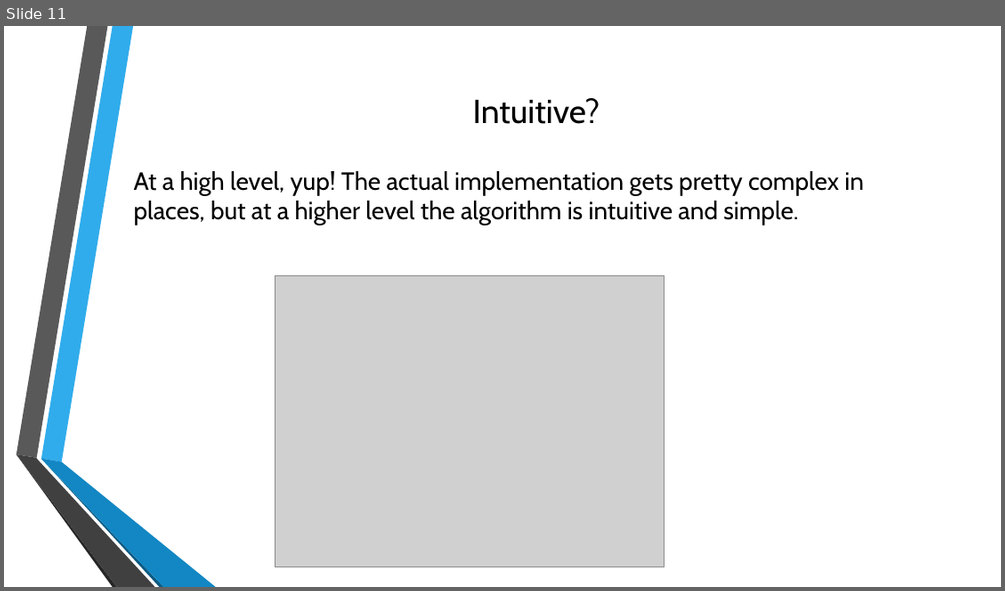
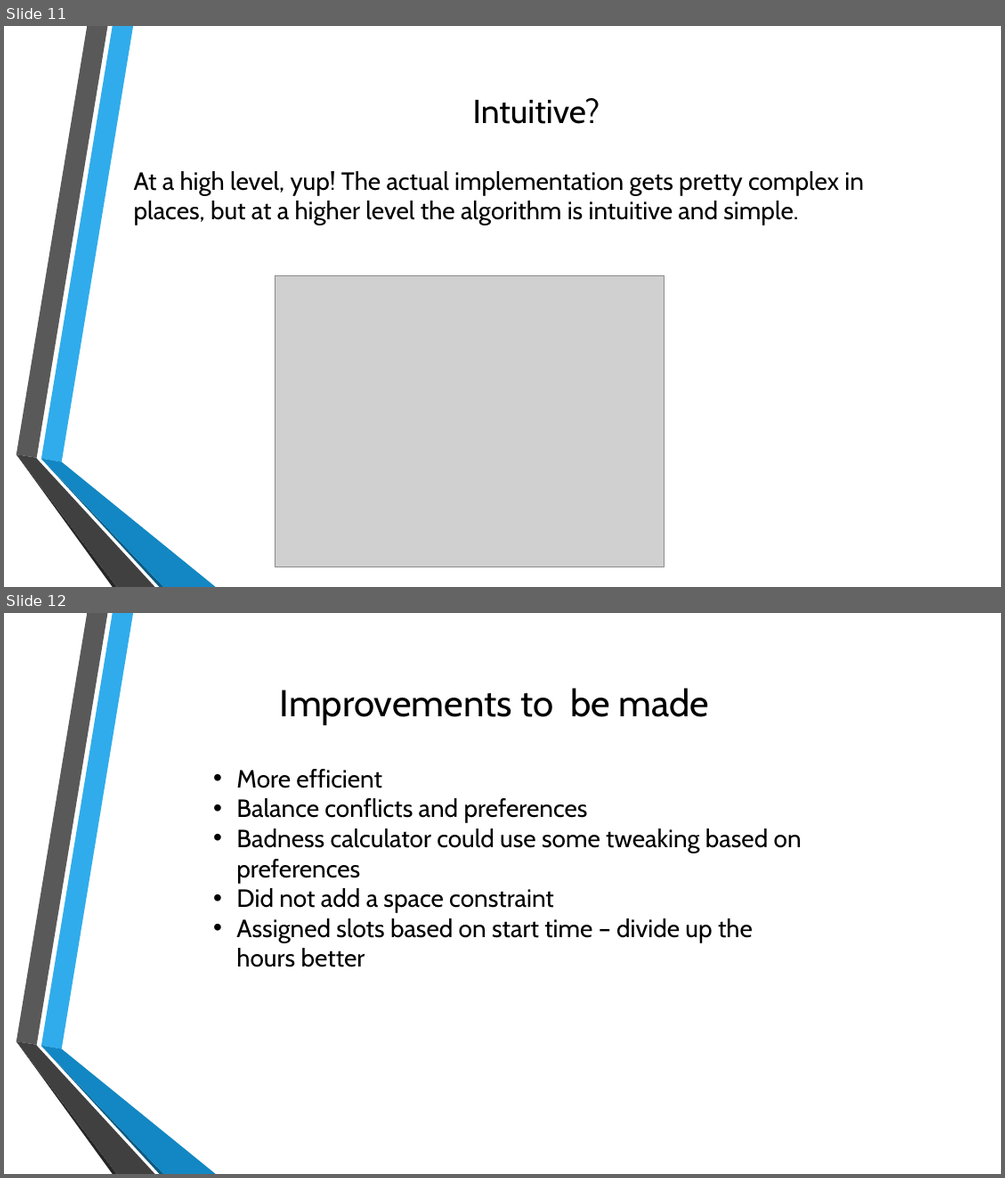
Before and after one commit to rumackaaron/JHacks2016, a slide deck: Making Finals not as Bad.pptx. Shown one above the other, each under a label of ours: slide 11 before the commit, slides 11 and 12 after it. The pictures are 1005x591 and 1005x1178 pixels, drawn with LibreOffice and Linux fonts; fonts in the diff are those of the drawing; grey boxes stand for pictures; background and template pictures are left out. Boxes give left, top, right and bottom in pixels: in the first picture for what was removed or moved away, otherwise in the second. Text is boxed around its words. In the diff, an @@ line names an element or a change of style, - is before the commit and + after.

Commit message:
new powerpoint

```diff
--- a/Making Finals not as Bad.pptx
+++ b/Making Finals not as Bad.pptx
@@ slide 12 added at (4,613,1001,1174), background picture (left out); not listed: 6 template elements that a slide beside it also shows @@
@@ text added at (280,688,709,725), 36 pt, text #000000 @@
+Improvements to be made
@@ text added at (236,769,801,967), 24 pt, text #000000 @@
+• More efficient
+• Balance conflicts and preferences
+• Badness calculator could use some tweaking based on preferences
+• Did not add a space constraint
+• Assigned slots based on start time – divide up the hours better
```
Also in this commit, not shown: 1 other slide added.
